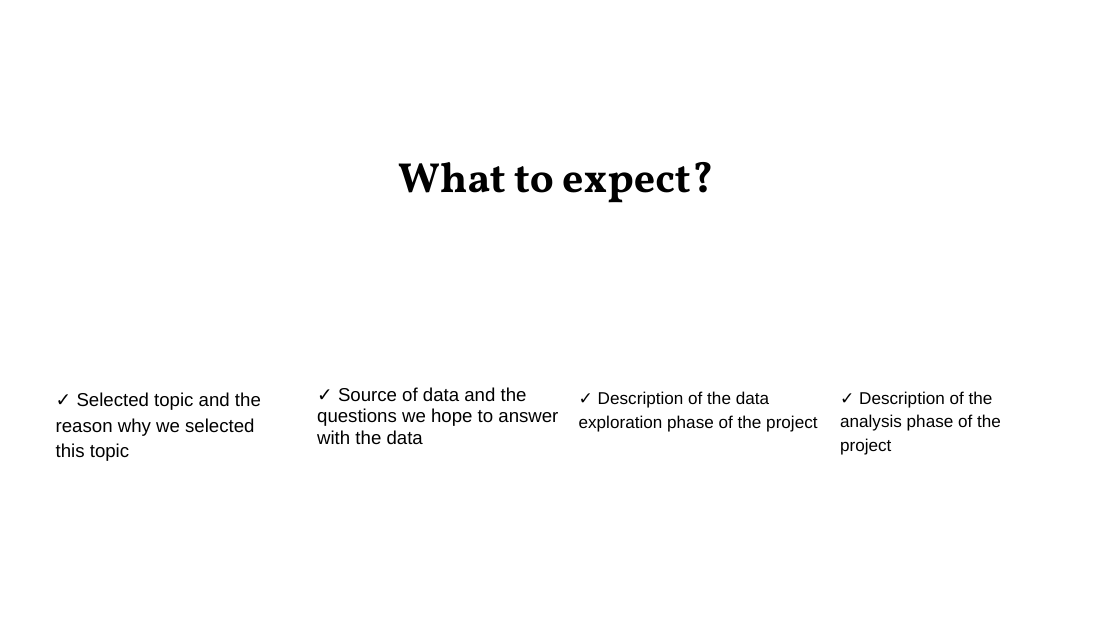
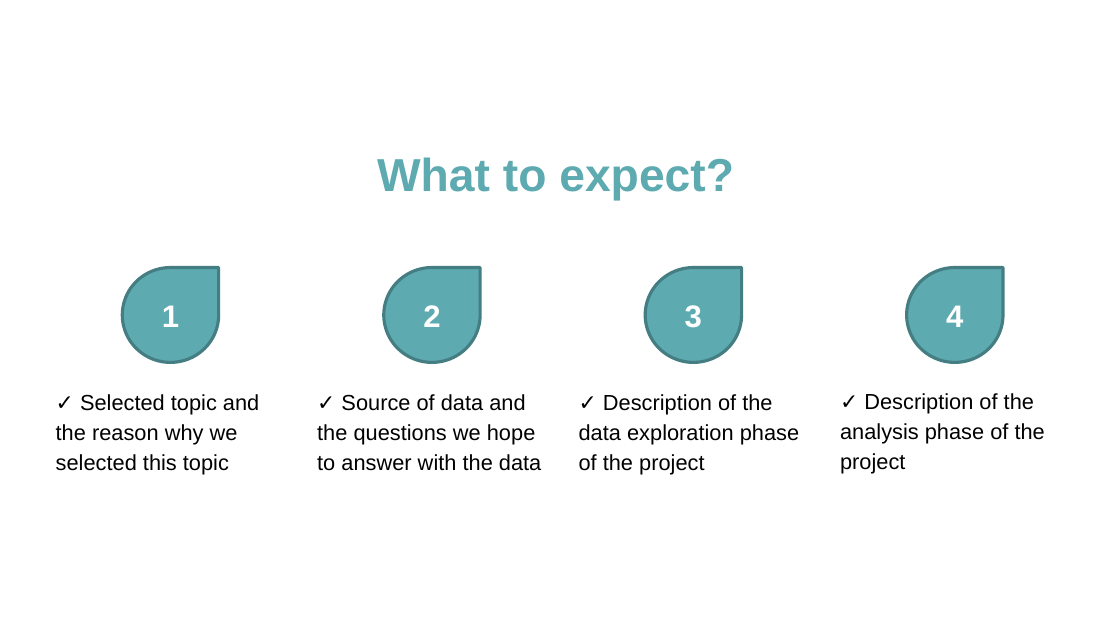
Before and after one commit to mereilly/AQI_Module_20_Final_Project, a slide deck: slide 2 of OpenWeather_AQI_Presentation_Draft.pptx. Drawn at 1120x630 pixels with LibreOffice and Linux fonts; fonts in the diff are those of the drawing. Boxes give left, top, right and bottom in pixels: in the first picture for what was removed or moved away, otherwise in the second. Text is boxed around its words. In the diff, an @@ line names an element or a change of style, - is before the commit and + after.

```diff
--- a/OpenWeather_AQI_Presentation_Draft.pptx
+++ b/OpenWeather_AQI_Presentation_Draft.pptx
@@ title "What to expect?" at (377, 157, 734, 200): size 27 to 29.7 pt, font Vollkorn to Arial, text colour #000000 to #5DAAB0 @@
@@ teardrop added at (122, 268, 218, 363), fill #5DAAB0, outline #457E82 2 pt, 20 pt, text #FFFFFF, bold @@
+1
@@ teardrop added at (384, 268, 480, 363), fill #5DAAB0, outline #457E82 2 pt, 20 pt, text #FFFFFF, bold @@
+2
@@ teardrop added at (645, 268, 741, 363), fill #5DAAB0, outline #457E82 2 pt, 20 pt, text #FFFFFF, bold @@
+3
@@ teardrop added at (907, 268, 1004, 363), fill #5DAAB0, outline #457E82 2 pt, 20 pt, text #FFFFFF, bold @@
+4
@@ text "✓ Selected topic and the ..." at (56, 394, 259, 474): size 12 to 14 pt @@
@@ text "✓ Source of data and ..." at (317, 394, 541, 471): size 12 to 14 pt; line spacing 0.95 to 1.15 @@
@@ text "✓ Description of the data ..." at (579, 394, 799, 474): size 11 to 14 pt @@
@@ text "✓ Description of the analysis ..." at (840, 393, 1045, 474): size 11 to 14 pt @@
```
Also in this commit, not shown: 6 other slides changed, 4 slides added, 4 other files.
